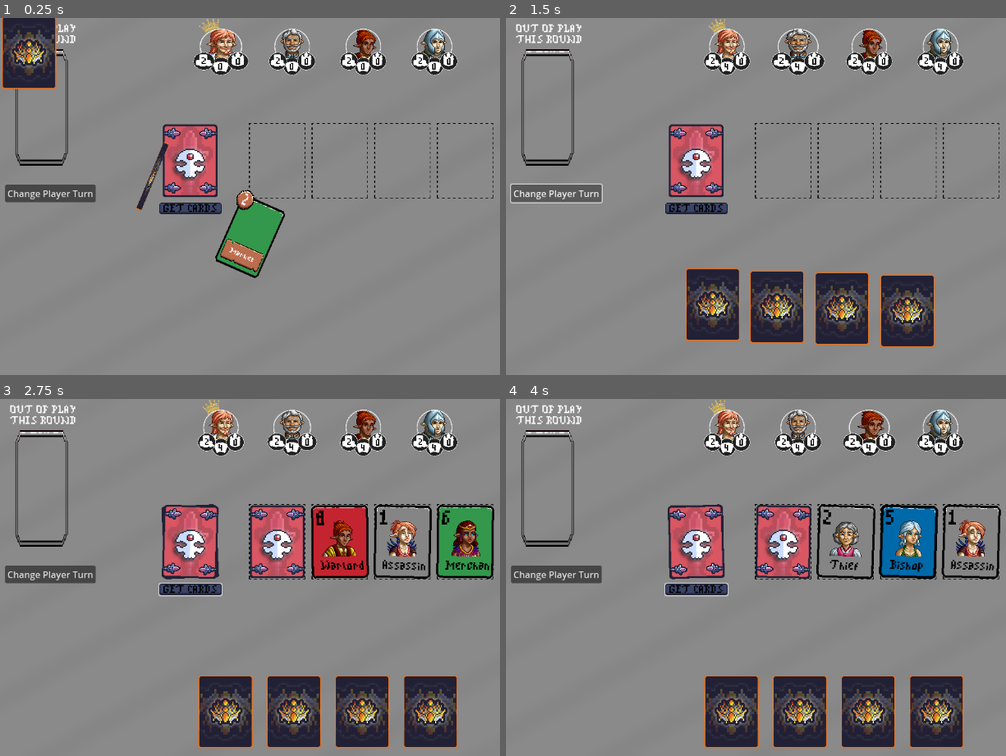
Above: before the commit, frames 1-4 (two rows, left to right).
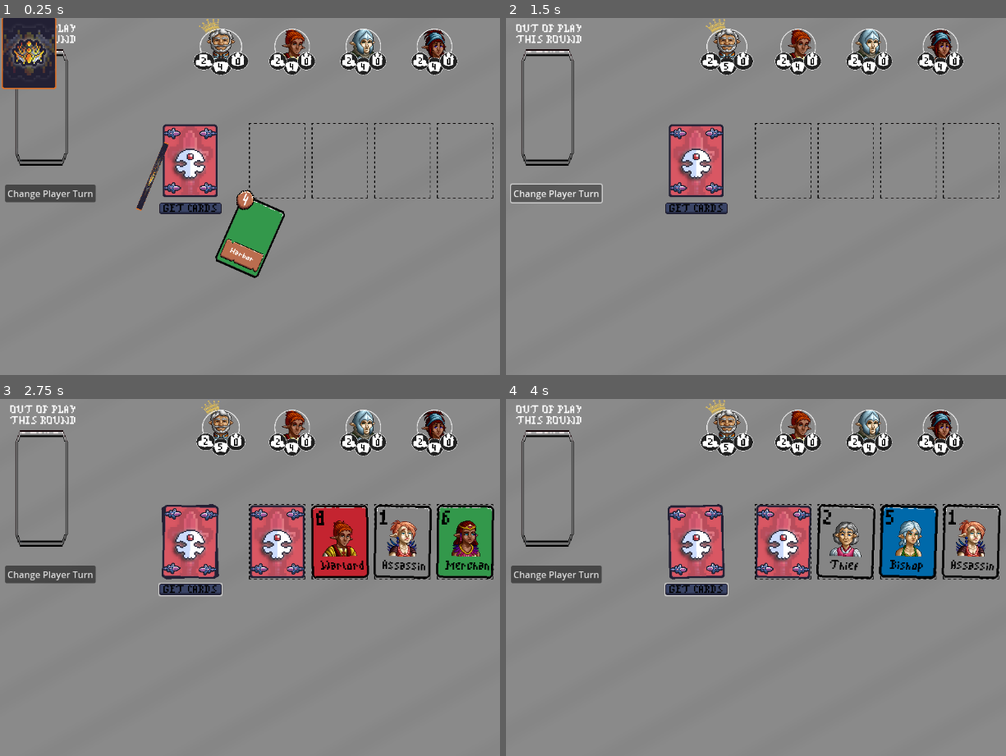
Above: after the commit, the same moments.

Repository: conor-sullivan/HWHD
Game: Godot game, scene res://scenes/game_manager/game_manager.tscn
Same seed, same stepped clock (60 frames per second), same inputs: the game is played once before the commit and once after it.
Inputs:
- Up to frame 1 (0.25 s): no input
- Up to frame 2 (1.5 s): click "GET CARDS" at 0.5 s; click "Change Player Turn" at 1.25 s
- Up to frame 3 (2.75 s): click "GET CARDS" at 2 s
- Up to frame 4 (4 s): click "Change Player Turn" at 2.75 s; click "GET CARDS" at 3.5 s

The runs differ from the first frame. In frame 1, 1.4% of the frame differs, in the area x 41-90%, y 3-69%; in frame 2, 11%; in frame 3, 11%; in frame 4, 11%, in the area x 38-92%, y 0-98%.
Error after the commit: Invalid access to property or key 'district_cards_in_hand' on a base object of type 'Nil'. (res://scenes/game_manager/game_manager.gd:194)

Commit message:
started game state machine and refactor
created the initial state. started refactoring the game to communicate as much as possible using the GameEvents singleton, instead of doing the global group thing.

Need to fix but where player hand has 4 cards in it, but the GameData shows 5 cards

Diff:
--- a/project.godot
+++ b/project.godot
@@ -18,6 +18,7 @@
 [autoload]
 
 GameEvents="*res://singletons/game_events.gd"
+GameData="*res://singletons/game_data.gd"
 
 [display]
 
--- a/resources/district_decks/district_deck_data.gd
+++ b/resources/district_decks/district_deck_data.gd
@@ -1,4 +1,4 @@
 extends Resource
 class_name DistrictDeckData
 
-@export var cards_in_deck : Array
+@export var cards_in_deck : Array[DistrictData]
--- a/scenes/district_card/district_card.tscn
+++ b/scenes/district_card/district_card.tscn
@@ -365,8 +365,8 @@
 &"": SubResource("AnimationLibrary_f5qq7")
 }
 
-[node name="StateMachine" parent="." node_paths=PackedStringArray("stating_state") instance=ExtResource("8_nwq6l")]
-stating_state = NodePath("FaceDown")
+[node name="StateMachine" parent="." node_paths=PackedStringArray("starting_state") instance=ExtResource("8_nwq6l")]
+starting_state = NodePath("FaceDown")
 
 [node name="FaceDown" type="Node" parent="StateMachine" node_paths=PackedStringArray("face_up_state")]
 script = ExtResource("9_6er0u")
--- a/scenes/district_deck/district_deck.gd
+++ b/scenes/district_deck/district_deck.gd
@@ -18,39 +18,44 @@
 
 func _ready() -> void:
 	#build_deck()
-
-	cards_in_deck.shuffle()
-
-	print("deck size ", cards_in_deck.size())
-	for card in cards_in_deck:
-		card.rotation = randf_range(-random_rotation_amount, random_rotation_amount)
+	print("here")
+	GameEvents.requested_to_draw_cards_from_district_deck.connect(_on_requested_to_draw_cards_from_district_deck)
+	GameEvents.set_district_deck.connect(_on_set_district_deck)
 
 
-func set_district_deck(deck) -> void:
+func _on_set_district_deck(deck : Array[DistrictData]) -> void:
+	for card_resource in deck:
+		var new_card_instance = CARD_SCENE.instantiate()
+		new_card_instance.district_resource = card_resource
+		$CardsInDeck.add_child(new_card_instance)
+	print("set deck")
 	for district_resource in deck:
 		var card = district_card_scene.instantiate() as DistrictCard
 		card.district_resource = district_resource
 		cards_in_deck.append(card)
 
+	cards_in_deck.shuffle()
+
+	for card in cards_in_deck:
+		card.rotation = randf_range(-random_rotation_amount, random_rotation_amount)
+
 
 func draw_card() -> DistrictCard:
 	var card = cards_in_deck[0]
 	print("drawing " , card.district_resource.district_name)
-	#card_in_hand_test = card.duplicate()
 	cards_in_deck.erase(card)
-	#card.queue_free()
 
 	# new
 	var new_card = CARD_SCENE.instantiate() as DistrictCard
 	var player_hand = get_tree().get_first_node_in_group("player_hand")
 
 	new_card.district_resource = card.district_resource
-	#new_card.position = position
 	player_hand.add_child(new_card)
 	player_hand.add_card_to_hand(new_card, CARD_DRAW_SPEED)
-	#new_card.play_flip_animation()
 	new_card.is_face_down = false
 
+	GameData.current_player.district_cards_in_hand.append(new_card.district_resource)
+	GameData.current_player.district_cards_in_hand_count = GameData.current_player.district_cards_in_hand.size()
 	GameEvents.player_data_changed.emit()
 
 	return card
@@ -72,6 +77,17 @@
 		$TimeBetweenCardDrawTimer.start()
 		await  $TimeBetweenCardDrawTimer.timeout
 	return cards
+
+
+func _on_requested_to_draw_cards_from_district_deck(number_of_cards) -> void:
+
+	var cards = []
+	for i in number_of_cards:
+		cards.append(draw_card())
+		$TimeBetweenCardDrawTimer.start()
+		await  $TimeBetweenCardDrawTimer.timeout
+	#return cards
+	pass
 
 
 func place_card_on_bottom_of_deck(card : DistrictCard) -> void:
--- /dev/null
+++ b/scenes/district_deck_container/district_deck_container.gd
@@ -0,0 +1,2 @@
+extends Control
+class_name DistrictDeckContainer
--- /dev/null
+++ b/scenes/district_deck_container/district_deck_container.tscn
@@ -0,0 +1,19 @@
+[gd_scene load_steps=3 format=3 uid="uid://db8kvoxm0deh0"]
+
+[ext_resource type="PackedScene" uid="uid://bq52os1fhi6w8" path="res://scenes/district_deck/district_deck.tscn" id="1_0xxqw"]
+[ext_resource type="Script" uid="uid://chfk73hpsmsnc" path="res://scenes/district_deck_container/district_deck_container.gd" id="1_27tw6"]
+
+[node name="DistrictDeckContainer" type="Control" groups=["district_deck_container"]]
+visible = false
+layout_mode = 3
+anchors_preset = 3
+anchor_left = 1.0
+anchor_top = 1.0
+anchor_right = 1.0
+anchor_bottom = 1.0
+grow_horizontal = 0
+grow_vertical = 0
+script = ExtResource("1_27tw6")
+
+[node name="DistrictDeck" parent="." instance=ExtResource("1_0xxqw")]
+position = Vector2(-100, -100)
--- a/scenes/game_manager/game_manager.gd
+++ b/scenes/game_manager/game_manager.gd
@@ -1,12 +1,12 @@
 extends Node
 class_name GameManager
 
-const PLAYER_TRACKER_SCENE = preload("res://scenes/player_tracker/player_tracker.tscn")
+#const PLAYER_TRACKER_SCENE = preload("res://scenes/player_tracker/player_tracker.tscn")
 const DISTRICT_DECK_SCENE = preload("res://scenes/district_deck/district_deck.tscn")
 const GAMEUI_SCENE = preload("res://scenes/game_ui/game_ui.tscn")
 const DISTRICT_CARD_SCENE = preload("res://scenes/district_card/district_card.tscn")
 
-const district_deck = preload("res://resources/district_decks/default_district_deck.tres")
+#const DISTRICT_DECK = preload("res://resources/district_decks/default_district_deck.tres")
 
 var players : Array[Player]
 var players_turn_id : int = 0
@@ -14,55 +14,75 @@
 
 
 func _ready() -> void:
+	#GameData.default_district_deck_card_resources = DISTRICT_DECK.cards_in_deck
+
 	GameEvents.character_card_chosen_by_player.connect(_on_character_card_chosen_by_player)
 
-	setup_players()
-	create_player_trackers()
+	#setup_players()
+	#create_player_trackers()
 	draw_initial_district_cards()
 	#set_random_king()
-	set_real_player_king()
-
-
-func setup_players() -> void:
-	var real_player = Player.new()
-	real_player.player_id = 0
-	real_player.player_name = "Real Person"
-	real_player.avatar_texture = preload("res://assets/avatars/Icon33.png")
-	real_player.gold_count = 2
-	real_player.is_computer = false
-	real_player.district_deck_cards = district_deck.cards_in_deck.duplicate()
-
-	players.append(real_player)
-
-	var computer1 = Player.new()
-	computer1.player_id = 1
-	computer1.player_name = "Computer 1"
-	computer1.avatar_texture = preload("res://assets/avatars/Icon34.png")
-	computer1.gold_count = 2
-	computer1.district_deck_cards = district_deck.cards_in_deck.duplicate()
-
-	players.append(computer1)
-
-	var computer2 = Player.new()
-	computer2.player_id = 2
-	computer2.player_name = "Computer 2"
-	computer2.avatar_texture = preload("res://assets/avatars/Icon35.png")
-	computer2.gold_count = 2
-	computer2.district_deck_cards = district_deck.cards_in_deck.duplicate()
-
-	players.append(computer2)
-
-	var computer3 = Player.new()
-	computer3.player_id = 3
-	computer3.player_name = "Computer 3"
-	computer3.avatar_texture = preload("res://assets/avatars/Icon36.png")
-	computer3.gold_count = 2
-	computer3.district_deck_cards = district_deck.cards_in_deck.duplicate()
-
-	players.append(computer3)
-
-	current_player = real_player
-	GameEvents.player_data_changed.emit()
+	#set_real_player_king()
+
+
+func get_default_district_deck_cards() -> Array[DistrictData]:
+	return GameData.default_district_deck_card_resources
+
+
+func add_player(player_to_add : Player) -> void:
+	players.append(player_to_add)
+
+	GameEvents.player_data_changed.emit()
+
+
+func update_player(player_to_update : Player) -> void:
+	for player in players:
+		if player.player_id == player_to_update.player_id:
+			player = player_to_update
+
+			GameEvents.player_data_changed.emit()
+
+
+#func setup_players() -> void:
+	#var real_player = Player.new()
+	#real_player.player_id = 0
+	#real_player.player_name = "Real Person"
+	#real_player.avatar_texture = preload("res://assets/avatars/Icon33.png")
+	#real_player.gold_count = 2
+	#real_player.is_computer = false
+	#real_player.district_deck_cards = district_deck.cards_in_deck.duplicate()
+	#
+	#players.append(real_player)
+	#
+	#var computer1 = Player.new()
+	#computer1.player_id = 1
+	#computer1.player_name = "Computer 1"
+	#computer1.avatar_texture = preload("res://assets/avatars/Icon34.png")
+	#computer1.gold_count = 2
+	#computer1.district_deck_cards = district_deck.cards_in_deck.duplicate()
+	#
+	#players.append(computer1)
+#
+	#var computer2 = Player.new()
+	#computer2.player_id = 2
+	#computer2.player_name = "Computer 2"
+	#computer2.avatar_texture = preload("res://assets/avatars/Icon35.png")
+	#computer2.gold_count = 2
+	#computer2.district_deck_cards = district_deck.cards_in_deck.duplicate()
+	#
+	#players.append(computer2)
+#
+	#var computer3 = Player.new()
+	#computer3.player_id = 3
+	#computer3.player_name = "Computer 3"
+	#computer3.avatar_texture = preload("res://assets/avatars/Icon36.png")
+	#computer3.gold_count = 2
+	#computer3.district_deck_cards = district_deck.cards_in_deck.duplicate()
+	#
+	#players.append(computer3)
+	#
+	#current_player = real_player
+	#GameEvents.player_data_changed.emit()
 
 
 func get_player_by_id(player_id : int) -> Player:
@@ -81,14 +101,14 @@
 	return player_to_return
 
 
-func create_player_trackers() -> void:
-	var player_tracker_container = get_tree().get_first_node_in_group("player_tracker_container")
-	for player in players:
-		var instance = PLAYER_TRACKER_SCENE.instantiate()
-		player_tracker_container.add_child(instance)
-		instance.player = player
-		if player.player_id == players_turn_id:
-			instance.play_taking_turn()
+#func create_player_trackers() -> void:
+	#var player_tracker_container = get_tree().get_first_node_in_group("player_tracker_container")
+	#for player in players:
+		#var instance = PLAYER_TRACKER_SCENE.instantiate()
+		#player_tracker_container.add_child(instance)
+		#instance.player = player
+		#if player.player_id == players_turn_id:
+			#instance.play_taking_turn()
 
 
 func draw_initial_district_cards() -> void:
@@ -140,16 +160,16 @@
 	GameEvents.player_data_changed.emit()
 
 
-func set_real_player_king() -> void:
-	var real_player : Player = null
-
-	for player in players:
-		if not player.is_computer:
-			real_player = player
-
-	real_player.is_king = true
-
-	GameEvents.player_data_changed.emit()
+#func set_real_player_king() -> void:
+	#var real_player : Player = null
+	#
+	#for player in players:
+		#if not player.is_computer:
+			#real_player = player
+	#
+	#real_player.is_king = true
+	#
+	#GameEvents.player_data_changed.emit()
 
 
 func change_turn() -> void:
@@ -164,7 +184,7 @@
 	var new_ui = GAMEUI_SCENE.instantiate()
 	add_child(new_ui)
 	move_child(new_ui, 0)
-	create_player_trackers()
+	#create_player_trackers()
 	place_cards_back_in_hand()
 	GameEvents.player_data_changed.emit()
 
--- a/scenes/game_manager/game_manager.tscn
+++ b/scenes/game_manager/game_manager.tscn
@@ -1,7 +1,10 @@
-[gd_scene load_steps=3 format=3 uid="uid://dis6s6vd868qe"]
+[gd_scene load_steps=6 format=3 uid="uid://dis6s6vd868qe"]
 
 [ext_resource type="Script" uid="uid://hstio5i80c13" path="res://scenes/game_manager/game_manager.gd" id="1_lycnq"]
 [ext_resource type="PackedScene" uid="uid://dlol5cuibkwyi" path="res://scenes/game_ui/game_ui.tscn" id="2_0drbn"]
+[ext_resource type="PackedScene" uid="uid://dox0btimk4g0a" path="res://state_machines/state_machine.tscn" id="3_kc0kb"]
+[ext_resource type="Script" uid="uid://cajws1c22ictn" path="res://state_machines/game_states/setup_game_state.gd" id="4_qetoq"]
+[ext_resource type="Script" uid="uid://dfraw2ettrnv3" path="res://state_machines/game_states/exclude_characters_state.gd" id="5_jnlof"]
 
 [node name="GameManager" type="Node" groups=["game_manager"]]
 script = ExtResource("1_lycnq")
@@ -15,4 +18,31 @@
 offset_bottom = 324.0
 text = "Change Player Turn"
 
+[node name="StateMachine" parent="." node_paths=PackedStringArray("starting_state") instance=ExtResource("3_kc0kb")]
+starting_state = NodePath("SetupGame")
+
+[node name="SetupGame" type="Node" parent="StateMachine"]
+script = ExtResource("4_qetoq")
+
+[node name="ExcludeCharacters" type="Node" parent="StateMachine"]
+script = ExtResource("5_jnlof")
+
+[node name="UnusedStates" type="Node" parent="."]
+
+[node name="StartScreen" type="Node" parent="UnusedStates"]
+
+[node name="SelectCharacter" type="Node" parent="UnusedStates"]
+
+[node name="PlayerTurn" type="Node" parent="UnusedStates"]
+
+[node name="SelectAction" type="Node" parent="UnusedStates"]
+
+[node name="BuildDistrict" type="Node" parent="UnusedStates"]
+
+[node name="UseAbility" type="Node" parent="UnusedStates"]
+
+[node name="EndRound" type="Node" parent="UnusedStates"]
+
+[node name="EndGame" type="Node" parent="UnusedStates"]
+
 [connection signal="pressed" from="Button" to="." method="_on_button_pressed"]
--- a/scenes/game_ui/game_ui.tscn
+++ b/scenes/game_ui/game_ui.tscn
@@ -3,8 +3,8 @@
 [ext_resource type="PackedScene" uid="uid://c4jeaaf8ftef3" path="res://scenes/character_tracker_container/character_tracker_container.tscn" id="1_1i64n"]
 [ext_resource type="Shader" uid="uid://cr41aeytfvcse" path="res://shaders/background_texture.gdshader" id="1_8qcbp"]
 [ext_resource type="PackedScene" uid="uid://dkfl6wnsnfwf5" path="res://scenes/player_tracker_container/player_tracker_container.tscn" id="2_najyh"]
-[ext_resource type="PackedScene" uid="uid://bq52os1fhi6w8" path="res://scenes/district_deck/district_deck.tscn" id="3_najyh"]
 [ext_resource type="PackedScene" uid="uid://b2p1dkdjiugtg" path="res://scenes/turn_action_ui/turn_action_ui.tscn" id="4_2cwxn"]
+[ext_resource type="PackedScene" uid="uid://db8kvoxm0deh0" path="res://scenes/district_deck_container/district_deck_container.tscn" id="4_pxslt"]
 [ext_resource type="PackedScene" uid="uid://ce2lr0k8en6ve" path="res://scenes/character_card_area_controller/character_card_controller.tscn" id="5_hk0ve"]
 [ext_resource type="PackedScene" uid="uid://cw1lpgjur4mty" path="res://scenes/player_hand/player_hand.tscn" id="7_t24f4"]
 [ext_resource type="PackedScene" uid="uid://be2vc3knmxvfh" path="res://scenes/input_manager/input_manager.tscn" id="8_falxo"]
@@ -47,19 +47,8 @@
 [node name="PlayerTrackerContainer" parent="." instance=ExtResource("2_najyh")]
 layout_mode = 1
 
-[node name="DistrictDeckContainer" type="Control" parent="." groups=["district_deck_container"]]
-visible = false
+[node name="DistrictDeckContainer" parent="." instance=ExtResource("4_pxslt")]
 layout_mode = 1
-anchors_preset = 3
-anchor_left = 1.0
-anchor_top = 1.0
-anchor_right = 1.0
-anchor_bottom = 1.0
-grow_horizontal = 0
-grow_vertical = 0
-
-[node name="DistrictDeck" parent="DistrictDeckContainer" instance=ExtResource("3_najyh")]
-position = Vector2(-100, -100)
 
 [node name="TurnActionUI" parent="." instance=ExtResource("4_2cwxn")]
 visible = false
--- a/scenes/player_hand/player_hand.gd
+++ b/scenes/player_hand/player_hand.gd
@@ -33,7 +33,7 @@
 
 
 func update_hand_positions(speed : float = DEFAULT_CARD_MOVE_SPEED) -> void:
-	var player = (get_tree().get_first_node_in_group("game_manager") as GameManager).current_player
+	#var player = (get_tree().get_first_node_in_group("game_manager") as GameManager).current_player
 	for i in range(player_hand.size()):
 		move_child(player_hand[i -1], i - 1)
 		var new_position = Vector2(calculate_card_position(i), HAND_Y_POSITION)
@@ -48,7 +48,7 @@
 	for card in reverse_order_cards:
 		new_hand_resources.append(card.district_resource)
 
-	player.district_cards_in_hand = new_hand_resources
+	GameData.current_player.district_cards_in_hand = new_hand_resources
 
 
 func calculate_card_position(index : int) -> float:
--- a/scenes/player_tracker/player_tracker.gd
+++ b/scenes/player_tracker/player_tracker.gd
@@ -10,17 +10,15 @@
 func _ready() -> void:
 	GameEvents.player_data_changed.connect(_on_player_data_changed)
 
-	if player:
-		set_card_count(player.district_cards_in_hand_count)
-		set_gold_count(player.gold_count)
-		set_district_count(player.districts_built_count)
-		set_avatar_texture(player.avatar_texture)
-		set_king_crown(player.is_king)
+	set_card_count(player.district_cards_in_hand_count)
+	set_gold_count(player.gold_count)
+	set_district_count(player.districts_built_count)
+	set_avatar_texture(player.avatar_texture)
+	set_king_crown(player.is_king)
 
 
 func _on_player_data_changed() -> void:
-	var players : Array[Player] = get_tree().get_first_node_in_group("game_manager").players
-	for p in players:
+	for p in GameData.players:
 		if p == player:
 			print(p.district_cards_in_hand_count)
 			set_card_count(p.district_cards_in_hand_count)
--- /dev/null
+++ b/scenes/player_tracker_container/player_tracker_container.gd
@@ -0,0 +1,23 @@
+extends HBoxContainer
+class_name PlayerTrackerContainer
+
+const PLAYER_TRACKER_SCENE = preload("res://scenes/player_tracker/player_tracker.tscn")
+
+
+func _ready() -> void:
+	GameEvents.player_data_changed.connect(_on_player_data_changed)
+
+
+func _on_player_data_changed() -> void:
+	if get_children().size() < GameData.players.size():
+		for child in get_children():
+			child.queue_free()
+
+		for player in GameData.players:
+			var player_tracker_scene = PLAYER_TRACKER_SCENE.instantiate()
+			player_tracker_scene.player = player
+
+			add_child(player_tracker_scene)
+
+			if player.player_id == GameData.current_player.player_id:
+				player_tracker_scene.play_taking_turn()
--- a/scenes/player_tracker_container/player_tracker_container.tscn
+++ b/scenes/player_tracker_container/player_tracker_container.tscn
@@ -1,4 +1,6 @@
-[gd_scene format=3 uid="uid://dkfl6wnsnfwf5"]
+[gd_scene load_steps=2 format=3 uid="uid://dkfl6wnsnfwf5"]
+
+[ext_resource type="Script" uid="uid://b4rw6hpxphahh" path="res://scenes/player_tracker_container/player_tracker_container.gd" id="1_ijuht"]
 
 [node name="PlayerTrackerContainer" type="HBoxContainer" groups=["player_tracker_container"]]
 anchors_preset = 10
@@ -9,3 +11,4 @@
 size_flags_horizontal = 4
 theme_override_constants/separation = 125
 alignment = 1
+script = ExtResource("1_ijuht")
--- /dev/null
+++ b/singletons/game_data.gd
@@ -0,0 +1,5 @@
+extends Node
+
+var players : Array[Player]
+var current_player : Player
+var default_district_deck_card_resource : DistrictDeckData = preload("res://resources/district_decks/default_district_deck.tres")
--- a/singletons/game_events.gd
+++ b/singletons/game_events.gd
@@ -11,6 +11,9 @@
 signal requested_to_shuffle_character_deck
 signal requested_move_pickable_cards_to_character_picker
 signal request_make_character_picker_visible
+signal requested_to_draw_cards_from_district_deck(number_of_cards : int)
+
+signal set_district_deck(deck : Array[DistrictData])
 
 signal character_deck_shuffled
 signal played_top_card_of_character_deck(card : CharacterCard)
--- /dev/null
+++ b/state_machines/game_states/exclude_characters_state.gd
@@ -0,0 +1,2 @@
+extends State
+class_name ExcludeCharactersState
--- /dev/null
+++ b/state_machines/game_states/setup_game_state.gd
@@ -0,0 +1,124 @@
+extends State
+class_name SetupGameState
+
+@export var exclude_characters_state : State
+
+var players_ready = false
+
+
+func enter() -> void:
+	setup_players()
+	draw_initial_district_cards()
+	players_ready = true
+
+
+func exit() -> void:
+	GameEvents.player_data_changed.emit()
+
+
+func process_frame(delta : float) -> State:
+	if players_ready:
+		return exclude_characters_state
+	else:
+		return null
+
+
+func setup_players() -> void:
+	var real_player = create_player(
+		0,
+		"Real Player",
+		"res://assets/avatars/Icon34.png",
+		2,
+		GameData.default_district_deck_card_resource.cards_in_deck.duplicate(),
+		false)
+
+	GameData.players.append(real_player)
+	GameData.current_player = real_player
+	GameData.current_player.is_king = true
+
+	var computer1 = create_player(
+		1,
+		"Computer 1",
+		"res://assets/avatars/Icon35.png",
+		2,
+		GameData.default_district_deck_card_resource.cards_in_deck.duplicate(),
+		true)
+
+	GameData.players.append(computer1)
+
+	var computer2 = create_player(
+		1,
+		"Computer 2",
+		"res://assets/avatars/Icon36.png",
+		2,
+		GameData.default_district_deck_card_resource.cards_in_deck.duplicate(),
+		true)
+
+	GameData.players.append(computer2)
+
+	var computer3 = create_player(
+		1,
+		"Computer 3",
+		"res://assets/avatars/Icon37.png",
+		2,
+		GameData.default_district_deck_card_resource.cards_in_deck.duplicate(),
+		true)
+
+	GameData.players.append(computer3)
+	GameEvents.player_data_changed.emit()
+
+
+func create_player(id : int, name : String, texture_location : String, gold : int, card_resources : Array[DistrictData], is_computer : bool) -> Player:
+	var new_player = Player.new()
+	new_player.player_id = id
+	new_player.player_name = name
+	new_player.avatar_texture = load(texture_location)
+	new_player.gold_count = gold
+	new_player.district_deck_cards = card_resources
+	new_player.is_computer = is_computer
+
+	return new_player
+
+
+func draw_initial_district_cards() -> void:
+	GameEvents.set_district_deck.emit(GameData.current_player.district_deck_cards)
+
+	# real player
+	var real_player : Player = null
+	var computers : Array[Player]
+
+	for player in GameData.players:
+		if not player.is_computer:
+			real_player = player
+		else:
+			computers.append(player)
+
+	if not real_player:
+		print("no real player")
+		return
+
+	#var district_deck_instance = DISTRICT_DECK_SCENE.instantiate()
+	#var district_deck_container = get_tree().get_first_node_in_group("district_deck_container")
+	#
+	#district_deck_container.add_child(district_deck_instance)
+	#real_player.district_deck_cards.shuffle()
+	#GameEvents.set_district_deck.emit(real_player.district_deck_cards)
+	#
+#
+	##real_player.district_deck_cards.shuffle()
+	#var starting_index = real_player.district_deck_cards.find(real_player.district_deck_cards[0])
+	#var ending_index = real_player.district_deck_cards.find(real_player.district_deck_cards[4])
+	#real_player.district_cards_in_hand = real_player.district_deck_cards.slice(starting_index, ending_index)
+	##var cards_in_hand = await district_deck_instance.draw_four_cards()
+	#real_player.district_deck_cards = real_player.district_deck_cards.slice(starting_index, ending_index)
+	#real_player.district_cards_in_hand_count = real_player.district_cards_in_hand.size()
+	GameEvents.requested_to_draw_cards_from_district_deck.emit(4)
+
+	# computers
+	for computer in computers:
+		computer.district_deck_cards.shuffle()
+		computer.district_cards_in_hand = computer.district_deck_cards.slice(0, 4)
+		computer.district_deck_cards = computer.district_deck_cards.slice(4, computer.district_deck_cards.size())
+		computer.district_cards_in_hand_count = computer.district_cards_in_hand.size()
+
+	GameEvents.player_data_changed.emit()
--- a/state_machines/state.gd
+++ b/state_machines/state.gd
@@ -1,7 +1,7 @@
 extends Node
 class_name State
 
-var parent : Node2D
+var parent : Node
 
 
 func enter() -> void:
--- a/state_machines/state_machine.gd
+++ b/state_machines/state_machine.gd
@@ -1,7 +1,7 @@
 extends Node
 class_name StateMachine
 
-@export var stating_state : State
+@export var starting_state : State
 
 var current_state : State
 
@@ -10,11 +10,11 @@
 	init(get_parent())
 
 
-func init(parent : Node2D) -> void:
+func init(parent : Node) -> void:
 	for child in get_children():
 		child.parent = parent
 
-	change_state(stating_state)
+	change_state(starting_state)
 
 
 func change_state(new_state : State) -> void:
Not shown, added: scenes/district_deck_container/district_deck_container.gd.uid
Not shown, added: scenes/player_tracker_container/player_tracker_container.gd.uid
Not shown, added: singletons/game_data.gd.uid
Not shown, added: state_machines/game_states/exclude_characters_state.gd.uid
Not shown, added: state_machines/game_states/setup_game_state.gd.uid
